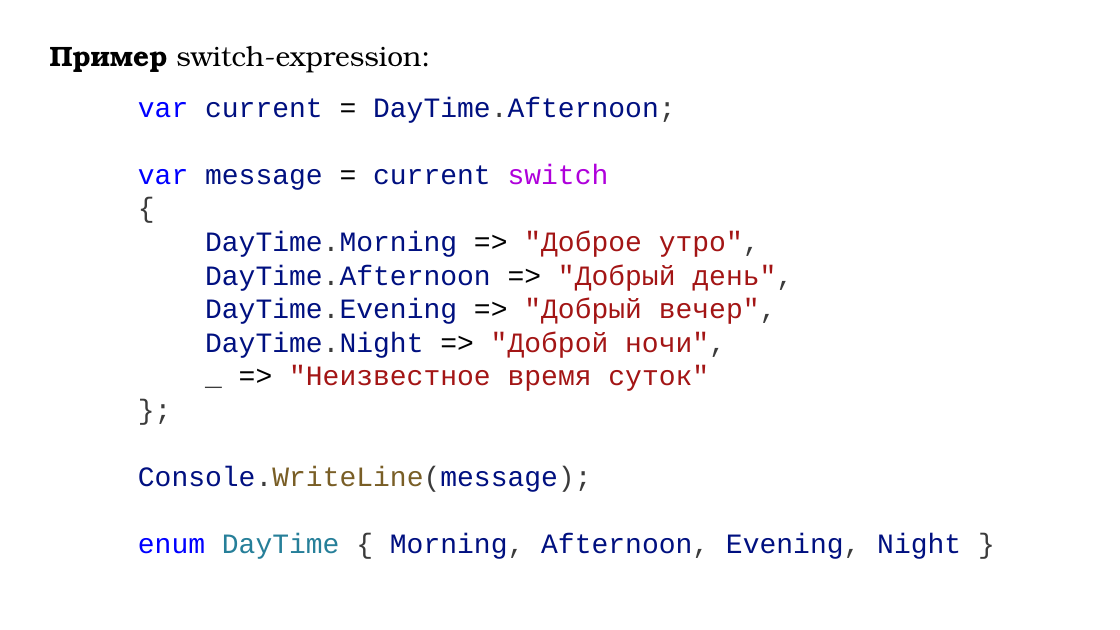
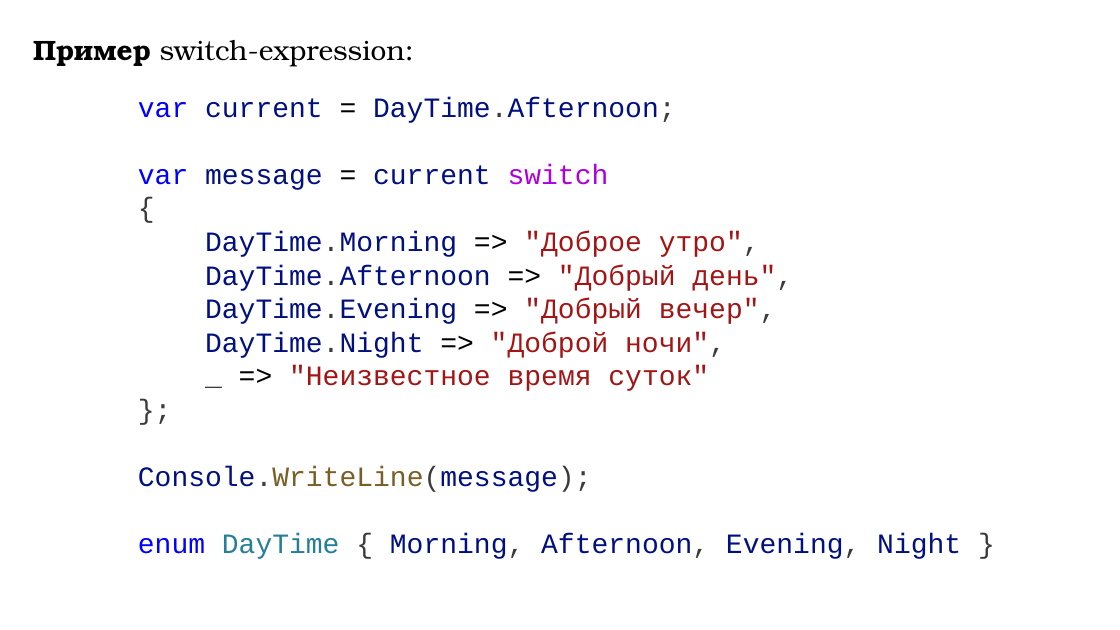
Before and after one commit to DaniilKlyukin/ITiP-1, a slide deck: slide 15 of Лекции/ИТиП лек 2 (лр 2, практическая 1).pptx. Drawn at 1120x630 pixels with LibreOffice and Linux fonts; fonts in the diff are those of the drawing. Boxes give left, top, right and bottom in pixels: in the first picture for what was removed or moved away, otherwise in the second. Text is boxed around its words. In the diff, an @@ line names an element or a change of style, - is before the commit and + after.

```diff
--- a/Лекции/ИТиП лек 2 (лр 2, практическая 1).pptx
+++ b/Лекции/ИТиП лек 2 (лр 2, практическая 1).pptx
@@ text "Пример switch-expression:": place and size @@
-text "Пример switch-expression:" at (50, 46, 430, 72)
+text "Пример switch-expression:" at (33, 40, 414, 67)
```
Also in this commit, not shown: 13 other slides changed, 1 other file.
